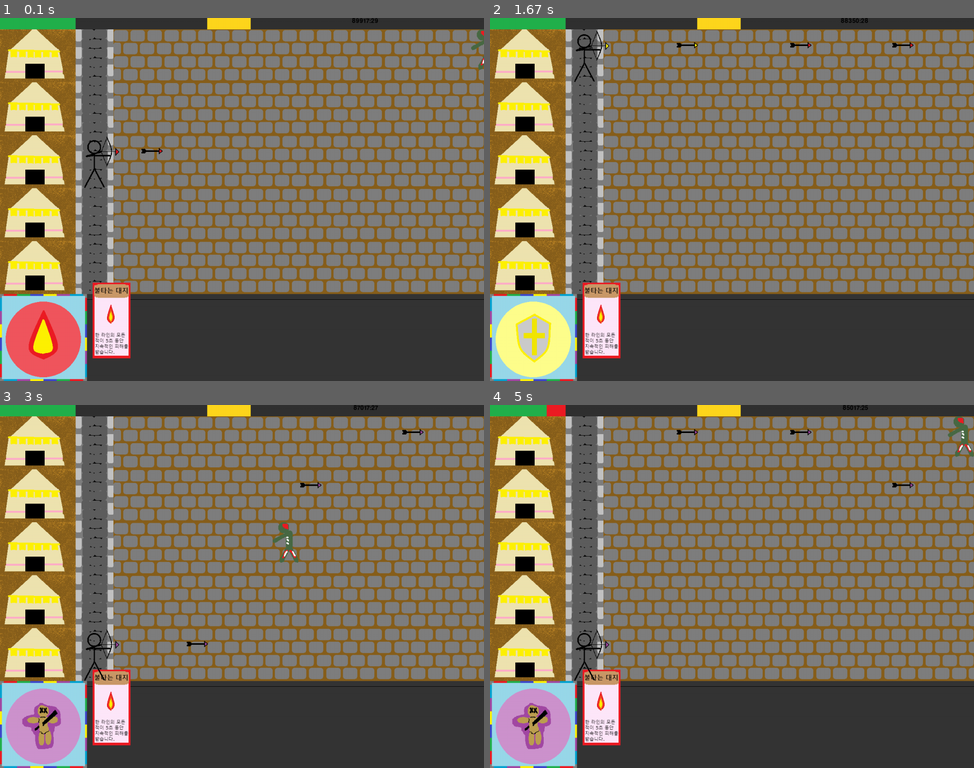
Above: before the commit, frames 1-4 (two rows, left to right).
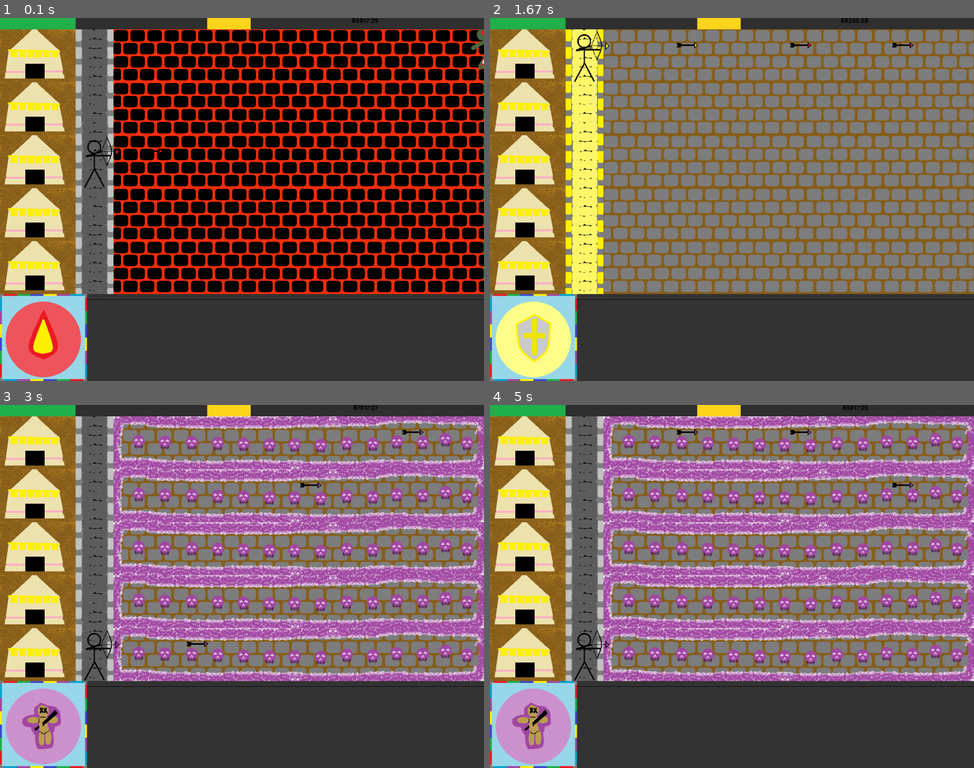
Above: after the commit, the same moments.

Repository: AntsThatWander/ERICA_Defend_6Elements
Game: pygame game, started from new_pygame.py
Same seed, same stepped clock (60 frames per second), same inputs: the game is played once before the commit and once after it.
Inputs:
- Up to frame 1 (0.1 s): no input
- Up to frame 2 (1.67 s): hold S 0.33-0.8 s; hold Up 0.33-0.8 s; tap 2 at 0.83 s; tap 1 at 1.17 s; tap 4 at 1.5 s
- Up to frame 3 (3 s): tap 5 at 1.83 s; hold Up 2.17-2.63 s; hold Down 2.67-2.97 s
- Up to frame 4 (5 s): hold Up 3-3.37 s; hold Down 3.4-3.77 s; hold Up 3.8-4.1 s; hold Down 4.13-4.43 s; hold Up 4.47-4.83 s; hold Down from 4.87 s (still down)

The runs differ from the first frame. In frame 1, 57% of the frame differs, in the area x 19-100%, y 3-94%; in frame 2, 6.5%; in frame 3, 29%; in frame 4, 29%.

Commit message:
little change

Diff:
--- a/images.py
+++ b/images.py
@@ -85,75 +85,26 @@
     return {'red' : Red_button, 'green' : Green_button, 'blue' : Blue_button, 'yellow' : Yellow_button, \
         'purple' : Purple_button, 'jade' : Jade_button}
 
-#카드와 이펙트 cards and cards' effects
-def red_card():
-    burning_1 = pygame.image.load("resources/my_resources/Red_burning_1.png")
-    burning_2 = pygame.image.load("resources/my_resources/Red_burning_2.png")
-    burning_3 = pygame.image.load("resources/my_resources/Red_burning_3.png")
-    burning_effect = pygame.image.load("resources/my_resources/larva_road.png")
-    dragon_1 = pygame.image.load("resources/my_resources/Red_dragon_1.png")
-    dragon_2 = pygame.image.load("resources/my_resources/Red_dragon_2.png")
-    dragon_3 = pygame.image.load("resources/my_resources/Red_dragon_3.png")
-    dragon_effect = pygame.image.load("resources/my_resources/fire.png")
-    burning = [[burning_1, burning_2, burning_3], burning_effect]
-    dragon = [[dragon_1, dragon_2, dragon_3], dragon_effect]
-    return {'burning' : burning, 'dragon' : dragon}
-def green_card():
-    lifec_1 = pygame.image.load("resources/my_resources/Green_lifeconsume_1.png")
-    lifec_2 = pygame.image.load("resources/my_resources/Green_lifeconsume_2.png")
-    lifec_3 = pygame.image.load("resources/my_resources/Green_lifeconsume_3.png")
-    revng_1 = pygame.image.load("resources/my_resources/Green_revenge_1.png")
-    revng_2 = pygame.image.load("resources/my_resources/Green_revenge_2.png")
-    revng_3 = pygame.image.load("resources/my_resources/Green_revenge_3.png")
-    revng_effect = pygame.image.load("resources/my_resources/revenge.png")
-    lifec = [lifec_1, lifec_2, lifec_3]
-    revng = [[revng_1, revng_2, revng_3], revng_effect]
-    return {'lifec' : lifec, 'revng' : revng}
-def blue_card():
-    again_1 = pygame.image.load("resources/my_resources/Blue_firstagain_1.png")
-    again_2 = pygame.image.load("resources/my_resources/Blue_firstagain_2.png")
-    again_3 = pygame.image.load("resources/my_resources/Blue_firstagain_3.png")
-    world_1 = pygame.image.load("resources/my_resources/Blue_theworld_1.png")
-    world_2 = pygame.image.load("resources/my_resources/Blue_theworld_2.png")
-    world_3 = pygame.image.load("resources/my_resources/Blue_theworld_3.png")
-    world_effect = pygame.image.load("resources/my_resources/theworld.png")
-    again = [again_1, again_2, again_3]
-    world = [[world_1, world_2, world_3], world_effect]
-    return {'again' : again, 'world' : world}
-def yellow_card():
-    wrath_1 = pygame.image.load("resources/my_resources/Yellow_protect_1.png")
-    wrath_2 = pygame.image.load("resources/my_resources/Yellow_protect_2.png")
-    wrath_3 = pygame.image.load("resources/my_resources/Yellow_protect_3.png")
-    wrath_effect = pygame.image.load("resources/my_resources/wrath.png")
-    protect_1 = pygame.image.load("resources/my_resources/Yellow_wrath_1.png")
-    protect_2 = pygame.image.load("resources/my_resources/Yellow_wrath_2.png")
-    protect_3 = pygame.image.load("resources/my_resources/Yellow_wrath_3.png")
-    protect_effect = pygame.image.load("resources/my_resources/protected.png")
-    wrath = [[wrath_1, wrath_2, wrath_3], wrath_effect]
-    protect = [[protect_1, protect_2, protect_3], protect_effect]
-    return {'wrath' : wrath, 'protect' : protect}
-def purple_card():
-    blood_1 = pygame.image.load("resources/my_resources/Purple_bloodfeast_1.png")
-    blood_2 = pygame.image.load("resources/my_resources/Purple_bloodfeast_2.png")
-    blood_3 = pygame.image.load("resources/my_resources/Purple_bloodfeast_3.png")
-    blood_effect = pygame.image.load("resources/my_resources/bloodfeast.png")
-    corplosion_1 = pygame.image.load("resources/my_resources/Purple_corplosion_1.png")
-    corplosion_2 = pygame.image.load("resources/my_resources/Purple_corplosion_2.png")
-    corplosion_3 = pygame.image.load("resources/my_resources/Purple_corplosion_3.png")
-    blood = [[blood_1, blood_2, blood_3], blood_effect]
-    corplosion = [corplosion_1, corplosion_2, corplosion_3]
-    return {'blood' : blood, 'corplosion' : corplosion}
-def jade_card():
-    cloudance_1 = pygame.image.load("resources/my_resources/Jade_clouddance_1.png")
-    cloudance_2 = pygame.image.load("resources/my_resources/Jade_clouddance_2.png")
-    cloudance_3 = pygame.image.load("resources/my_resources/Jade_clouddance_3.png")
-    mirror_1 = pygame.image.load("resources/my_resources/Jade_mirror_1.png")
-    mirror_2 = pygame.image.load("resources/my_resources/Jade_mirror_2.png")
-    mirror_3 = pygame.image.load("resources/my_resources/Jade_mirror_3.png")
-    cloudance = [cloudance_1, cloudance_2, cloudance_3]
-    mirror = [mirror_1, mirror_2, mirror_3]
-    return {'cloudance' : cloudance, 'mirror' : mirror}
+#이펙트 effects
 
+def red_effect():
+    return pygame.image.load("resources/my_resources/larva_road.png")
+def green_effect():
+    return pygame.image.load("resources/my_resources/revenge.png")
+def blue_effect():
+    return pygame.image.load("resources/my_resources/theworld.png")
+def yellow_effect():
+    return pygame.image.load("resources/my_resources/protected.png")
+def purple_effect():
+    return pygame.image.load("resources/my_resources/bloodfeast.png")
+def effect():
+    red = red_effect()
+    green = green_effect()
+    blue = blue_effect()
+    yellow = yellow_effect()
+    purple = purple_effect()
+    return {'red' : red, 'green' : green, 'blue' : blue, 'yellow' : yellow, \
+        'purple' : purple}
 
 
 
--- a/monster.py
+++ b/monster.py
@@ -0,0 +1,124 @@
+import images
+import random
+
+class monster:
+    lv = 0
+    hp = 0
+    mv = 0
+    ad = 1
+    height = 0
+    def __init__(self, image, lv, mv):
+        self.weight = 1280
+        self.image = image
+        self.lv = lv
+        self.ad = 1 * (lv+1)
+        self.mv = mv
+        hl = [30, 170, 310, 450, 590]
+        self.height = random.choice(hl)
+    def getlv(self):
+        return self.lv
+    def gethp(self):
+        return self.hp
+    def sethp(self, hp):
+        self.hp -= hp
+    def getmv(self):
+        return self.mv
+    def setmv(self,mv):
+        self.mv -= mv
+    def getad(self):
+        return self.ad
+    def setad(self):
+        self.ad -= ad
+    def move(self):
+        self.weight = self.weight - self.mv
+    def getpos(self):
+        return [self.weight, self.height]
+    def is_spawn(self):
+        return False
+    def is_ranged(self):
+        return False
+
+class ling(monster):
+    def __init__(self, hp):
+        super().__init__(images.Lv0_monster()['ling'], 0, 30)
+        self.hp = hp
+
+class sting(monster):
+    def __init__(self, hp):
+        super().__init__(images.Lv0_monster()['sting'], 0, 10)
+        self.hp = hp
+    def spawn(self, list):
+        ling1 = ling(1,)
+
+class ball(monster):
+    def __init__(self, hp):
+        super().__init__(images.Lv0_monster()['ball'], 0, 10)
+        self.hp = hp
+
+class zombie(monster):
+    def __init__(self, hp):
+        super().__init__(images.Lv1_monster()['zombie'], 1, 30)
+        self.hp = hp
+
+class zombie_b(monster):
+    def __init__(self, hp):
+        super().__init__(images.Lv1_monster()['zombie_barrier'], 1, 30)
+        self.hp = hp
+    def sethp(self, hp):
+        self.hp -= (hp-2)
+
+class horror(monster):
+    def __init__(self, hp):
+        super().__init__(images.Lv2_monster()['nighthorror'], 2, 40)
+        self.hp = hp
+    def spawn(self,ls):
+        if(self.hp<0):
+            l1 = ling(1)
+            l2 = ling(1)
+            ls.append(l1,l2)
+    def is_spawn(self):
+        return True
+
+class crawler(monster):
+    def __init__(self, hp):
+        super().__init__(images.Lv2_monster()['crawler'], 2, 10)
+        self.hp = hp
+    def move(self):
+        if(self.weight>580):
+            self.weight = self.weight - self.mv
+    def is_ranged(self):
+        return True
+    def ranged(self,ls):
+        if(self.weight<=580):
+            st = sting(1)
+            ls.append(st)
+
+class cannon(monster):
+    def __init__(self, hp):
+        super().__init__(images.Lv3_monster()['cannon'], 3, 10)
+        self.hp = hp
+    def move(self):
+        if(self.weight>1080):
+            self.weight = self.weight - self.mv
+    def is_ranged(self):
+        return True
+    def ranged(self,ls):
+        if(self.weight<=580):
+            st = sting(1)
+            ls.append(st)
+
+class seer(monster):
+    def __init__(self, hp):
+        super().__init__(images.Lv3_monster()['seer'], 3, 20)
+        self.hp = hp
+
+class black(monster):
+    def __init__(self, hp, height):
+        super().__init__(images.Lv4_monster()['black'], 4, 20)
+        self.hp = hp
+        self.height = height
+
+class final(monster):
+    def __init__(self, hp):
+        super().__init__(images.Lv5_monster()['final'], 5, 10)
+        self.hp = hp
--- a/new_pygame.py
+++ b/new_pygame.py
@@ -1,12 +1,20 @@
 import pygame
 import images
 import random
+import monster
+
+
+
+
+#몬스터 정보
 
 #초기화
 pygame.init()
 width, height = 1280, 960
 screen = pygame.display.set_mode((width, height))
 
+#random list
+dice = [1,2,3,4,5]
 #플레이어 위치 player location
 keys = [False, False]
 playpos = [220, 310]
@@ -23,8 +31,8 @@
 #화살 생성 주기
 arrow_rate = 10
 arrow_count = arrow_rate - 1
-#카드와 카드 이펙트 cards and cards' effects
-Rcard = images.red_card()
+#이펙트 effects
+effect = images.effect()
 #화살과 화살가 만난 적 수
 acc = [0,0]
 #화살
@@ -34,20 +42,63 @@
 badtimer1 = 0
 #몬스터 리스트
 badguys = [[1280, 30]]
-#체력
+#성 체력
 healthvalue = 200
-#레벨 0 몬스터
-Lv0 = images.Lv0_monster()
-#레벨 1 몬스터
-Lv1 = images.Lv1_monster()
-#레벨 2 몬스터
-Lv2 = images.Lv2_monster()
-#레벨 3 몬스터
-Lv3 = images.Lv3_monster()
-#레벨 4 몬스터
-Lv4 = images.Lv4_monster()
-#레벨 5 몬스터
-Lv5 = images.Lv5_monster()
+#wave
+wave = [[],[],[],[],[]]
+zombie = [40,0]
+zombie_b = [40,0]
+horror = [30,1]
+crawler = [20,1]
+seer = [20,2]
+cannon = [10,2]
+lord = [5,4]
+final = [1,3]
+height = [30, 170, 310, 450, 590]
+for x in range(0,4):
+    if x == zombie[1] :
+        zombie[1] += 1
+        for y in range(0,zombie[0]-1):
+            m = monster.zombie(20)
+            wave[x].append(m)
+    if x == zombie_b[1] :
+        zombie[1] += 1
+        for y in range(0,zombie_b[0]-1):
+            m = monster.zombie_b(20)
+            wave[x].append(m)
+    if x == horror[1] :
+        horror[1] += 1
+        for y in range(0,horror[0]-1):
+            m = monster.horror(10)
+            wave[x].append(m)
+    if x == crawler[1] :
+        crawler[1] += 1
+        for y in range(0,crawler[0]-1):
+            m = monster.crawler(20)
+            wave[x].append(m)
+    if x == seer[1] :
+        seer[1] += 1
+        for y in range(0,seer[0]-1):
+            m = monster.seer(20)
+            wave[x].append(m)
+    if x == cannon[1] :
+        cannon[1] += 1
+        for y in range(0,cannon[0]-1):
+            m = monster.cannon(20)
+            wave[x].append(m)
+    if x == final[1] :
+        for y in range(0):
+            m = monster.final(100)
+            wave[x].append(m)
+    if x == lord[1] :
+        for y in range(0,4):
+            m = monster.black(50,height[y])
+            wave[x].append(m)
+for x in range(0,4):
+    random.shuffle(wave[x])
+
+
+
 #FPS
 clock = pygame.time.Clock()
 
@@ -71,13 +122,22 @@
     for x in range(5):
             screen.blit(images.tent_road,(0,(x+1)*140-110))
             screen.blit(images.tent,(0,(x+1)*140-110))
-            screen.blit(images.pave_road,(300,(x+1)*140-110))
-    screen.blit(images.castle, (200,30))
+            if(cur_color == 'red' or cur_color == 'blue') :
+                screen.blit(effect[cur_color],(300,(x+1)*140-110))
+            else:
+                screen.blit(images.pave_road,(300,(x+1)*140-110))
+            if(cur_color == 'purple') :
+                screen.blit(effect[cur_color],(300,(x+1)*140-110))
+    if(cur_color == 'yellow') :
+        screen.blit(effect['yellow'], (200,30))
+    else:
+        screen.blit(images.castle, (200,30))
+    if(cur_color == 'green'):
+        screen.blit(effect['green'], (200,30))
     screen.blit(images.ball_room, (0,730))
     screen.blit(images.card_room, (230,730))
     screen.blit(images.score,(0,0))
     screen.blit(images.Ehealth,(0,0))
-    screen.blit(Rcard['burning'][0][0], (245,700))
     screen.blit(active_button,(15,750))
 
     #화살 리스트와 플레이어 이미지 관리
@@ -98,13 +158,12 @@
             screen.blit(bullet[1], bullet[0])
 
     #나쁜 놈들 그리기
-    if badtimer == 0:
-        badguys.append([1280, 30 + random.randint(0,4)*140])
-        badtimer = 100 - (badtimer1*2)
-        if badtimer1>=35:
-            badtimer1 = 35
-        else:
-            badtimer1 += 5
+    # if badtimer == 0:
+    #     badtimer = 100 - (badtimer1*2)
+    #     if badtimer1>=35:
+    #         badtimer1 = 35
+    #     else:
+    #         badtimer1 += 5
     index = 0
     for badguy in badguys:
         if badguy[0]<-64:
@@ -112,7 +171,7 @@
         else:
             badguy[0]-=7
         #나쁜 놈들의 공격
-        badrect = pygame.Rect(Lv1['zombie'].get_rect())
+        badrect = pygame.Rect(images.Lv1_monster()['zombie'].get_rect())
         badrect.top = badguy[1]
         badrect.left = badguy[0]
         if badrect.left < 300:
@@ -129,11 +188,10 @@
                 badguys.pop(index)
                 arrows.pop(index1)
             index1 += 1
-
         #다음 웨이브
         index+=1
     for badguy in badguys:
-        screen.blit(Lv1['zombie'], badguy)
+        screen.blit(images.Lv1_monster()['zombie'], badguy)
 
     #시간
     font = pygame.font.Font(None,24)
@@ -156,14 +214,14 @@
         if event.type == pygame.QUIT:
             pygame.quit()
             exit(0)
-
+        #이동 moving
         if event.type == pygame.KEYDOWN:
-             #이동 moving
             if event.key == pygame.K_w or  event.key == pygame.K_UP:
                 keys[0] = True
             elif event.key == pygame.K_s or  event.key == pygame.K_DOWN:
                 keys[1] = True
-            #색깔 바꾸기 changing color
+        #색깔 바꾸기 changing color
+        if event.type == pygame.KEYDOWN:
             if event.key == pygame.K_1:
                 cur_color = 'red'
             elif event.key == pygame.K_2:
@@ -183,10 +241,6 @@
                 keys[1] = False
 
 
-        # if event.type == pygame.MOUSEBUTTONDOWN:
-        #     position = pygame.mouse.get_pos()
-        #     acc[1] = acc[1] + 1
-        #     arrows.append()
     #플레이어 이동 범위 제한 player movement range limits
     if keys[0] and playpos[1]>30:
         playpos[1] = playpos[1] - 140
Empty file added: card.py
